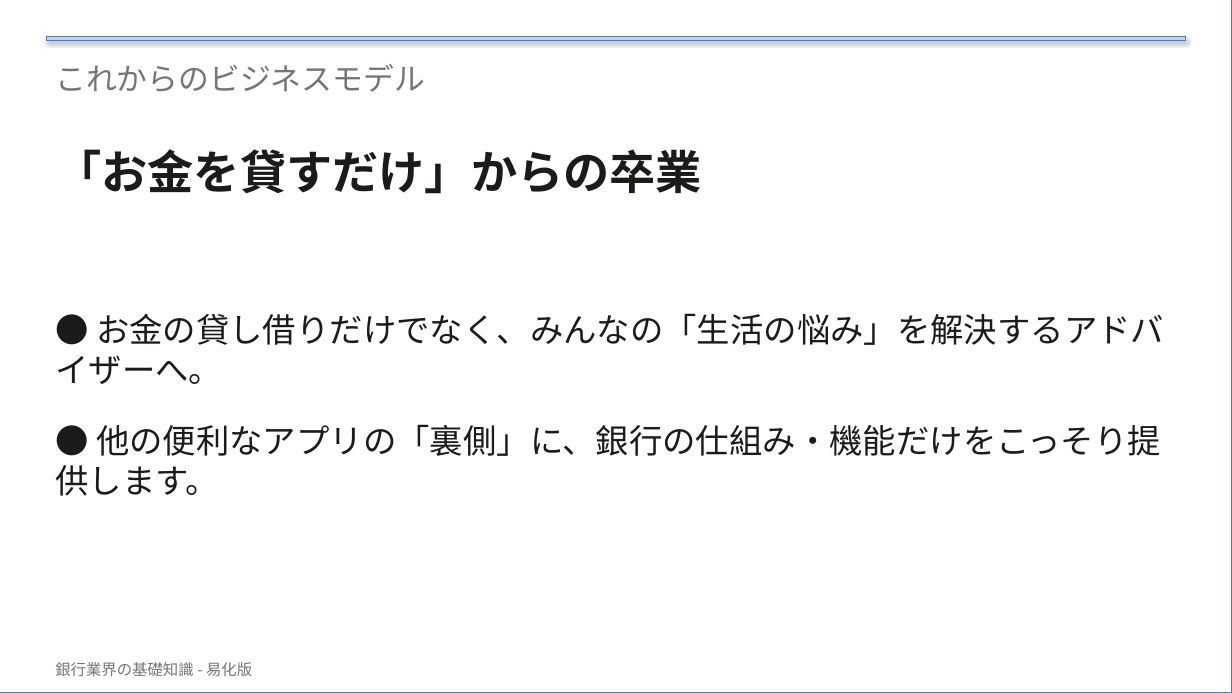
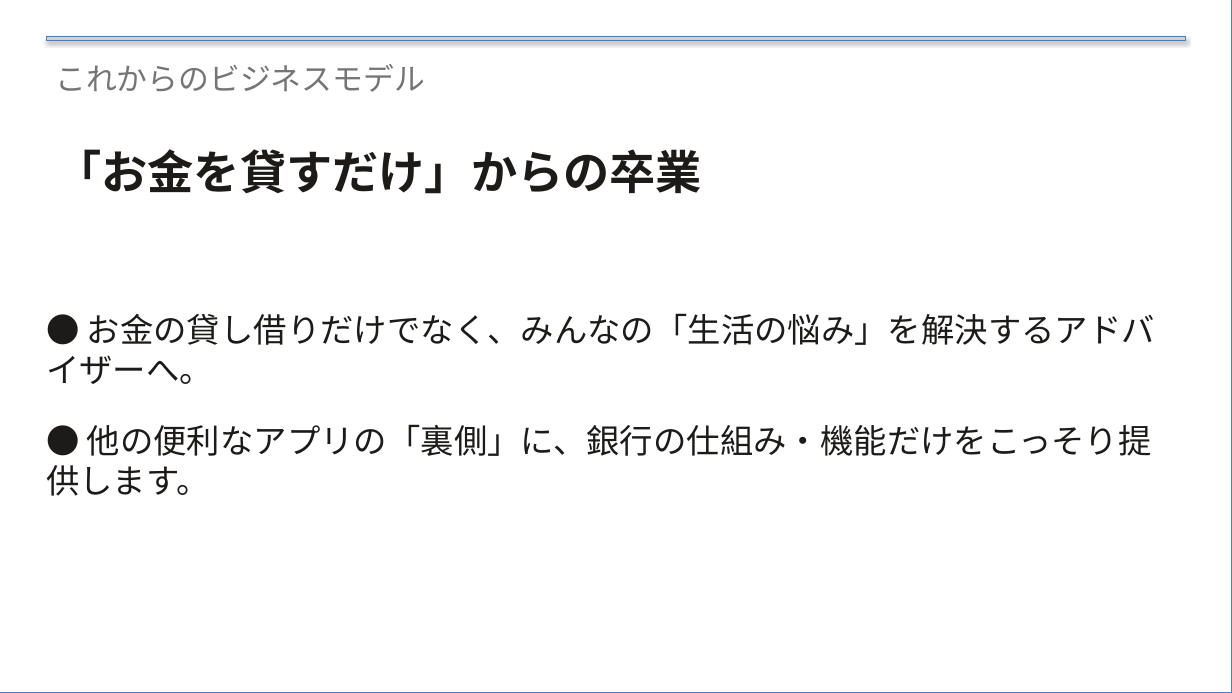
Before and after one commit to xilicrysta/bank-pptx, a slide deck: slide 25 of bank-normal/bank_normal_presentation.pptx. Drawn at 1232x693 pixels with LibreOffice and Linux fonts; fonts in the diff are those of the drawing. Boxes give left, top, right and bottom in pixels: in the first picture for what was removed or moved away, otherwise in the second. Text is boxed around its words. In the diff, an @@ line names an element or a change of style, - is before the commit and + after.

Commit message:
Fix UI sizing and layout, simplify problems text, remove footer and question slide (n)

```diff
--- a/bank-normal/bank_normal_presentation.pptx
+++ b/bank-normal/bank_normal_presentation.pptx
@@ text "● お金の貸し借りだけでなく、みんなの「生活の悩み」を解決するアドバイザーへ。": place and size @@
-text "● お金の貸し借りだけでなく、みんなの「生活の悩み」を解決するアドバイザーへ。" at (55, 313, 1164, 496)
+text "● お金の貸し借りだけでなく、みんなの「生活の悩み」を解決するアドバイザーへ。" at (46, 313, 1155, 496)
@@ text removed at (55, 662, 252, 676) @@
-銀行業界の基礎知識 - 易化版
```
Also in this commit, not shown: 20 other slides changed, 1 slide removed, 1 other file.
